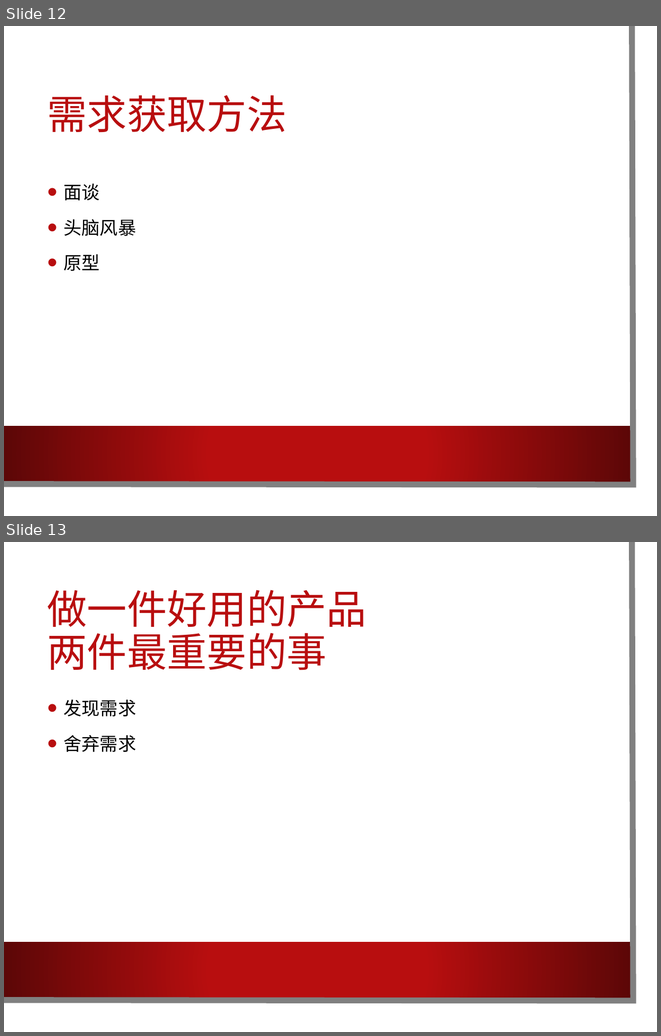
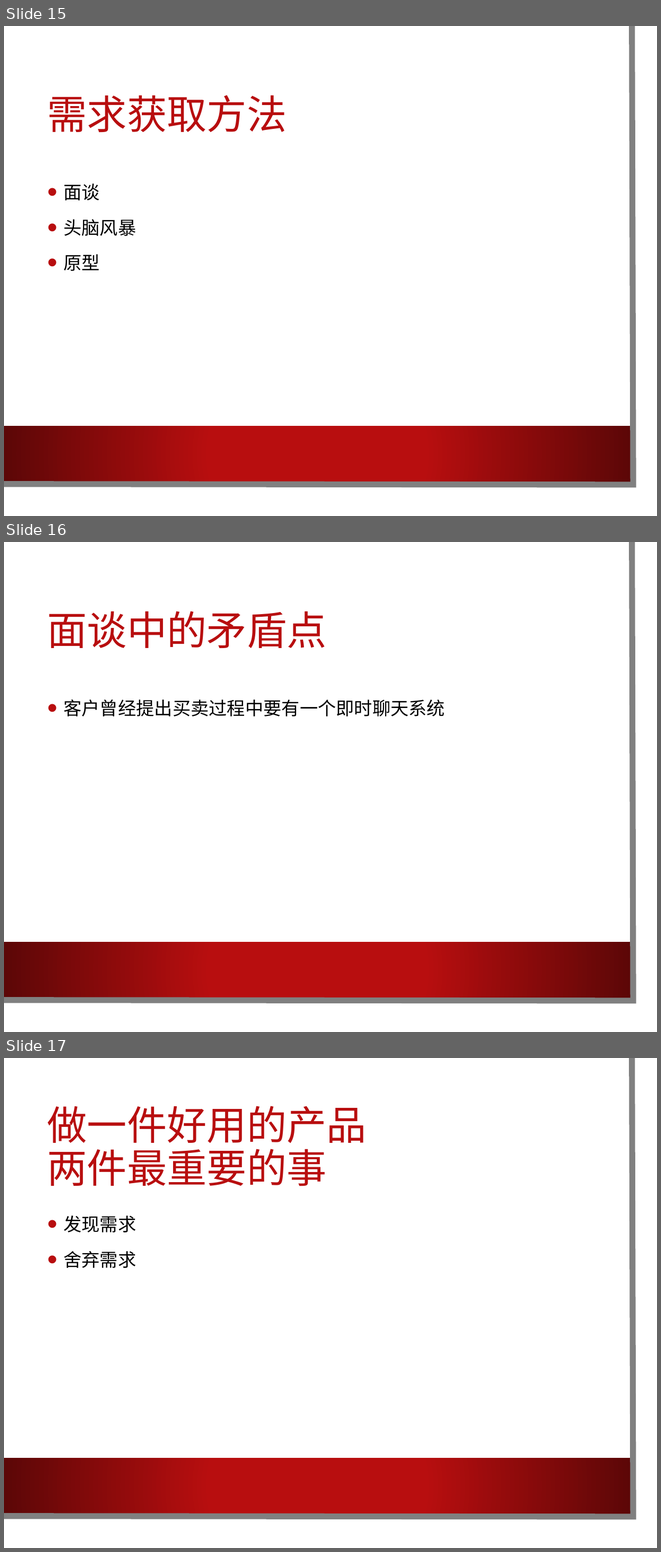
Before and after one commit to cylong1016/Requirements, a slide deck: 演讲ppt.pptx. Shown one above the other, each under a label of ours: slides 12 and 13 before the commit, slides 15, 16 and 17 after it. The pictures are 661x1036 and 661x1552 pixels, drawn with LibreOffice and Linux fonts; fonts in the diff are those of the drawing; background and template pictures are left out. Boxes give left, top, right and bottom in pixels: in the first picture for what was removed or moved away, otherwise in the second. Text is boxed around its words. In the diff, an @@ line names an element or a change of style, - is before the commit and + after.

Commit message:
123

```diff
--- a/演讲ppt.pptx
+++ b/演讲ppt.pptx
@@ slide 16 added at bbox=[4, 542, 657, 1032], background picture (left out); not listed: 3 template elements that a slide beside it also shows @@
@@ title added at bbox=[47, 611, 327, 648], 44 pt, text #B80E0F @@
+面谈中的矛盾点
@@ text added at bbox=[63, 699, 445, 716], 20 pt, text #000000 @@
+• 客户曾经提出买卖过程中要有一个即时聊天系统
@@ what was slide 12 is now slide 15 @@
@@ what was slide 13 is now slide 17 @@
```
Also in this commit, not shown: 3 other slides added.
